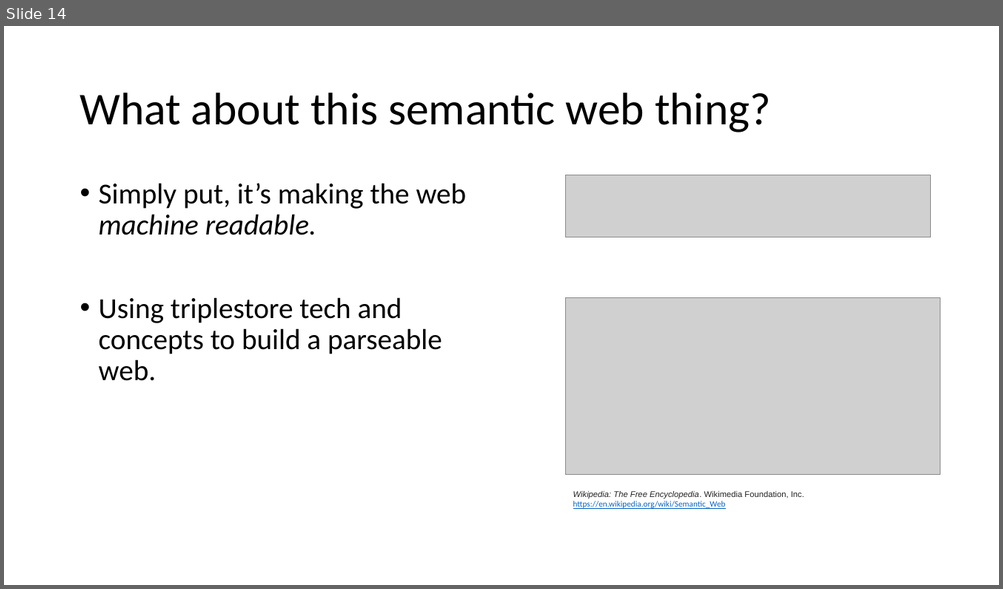
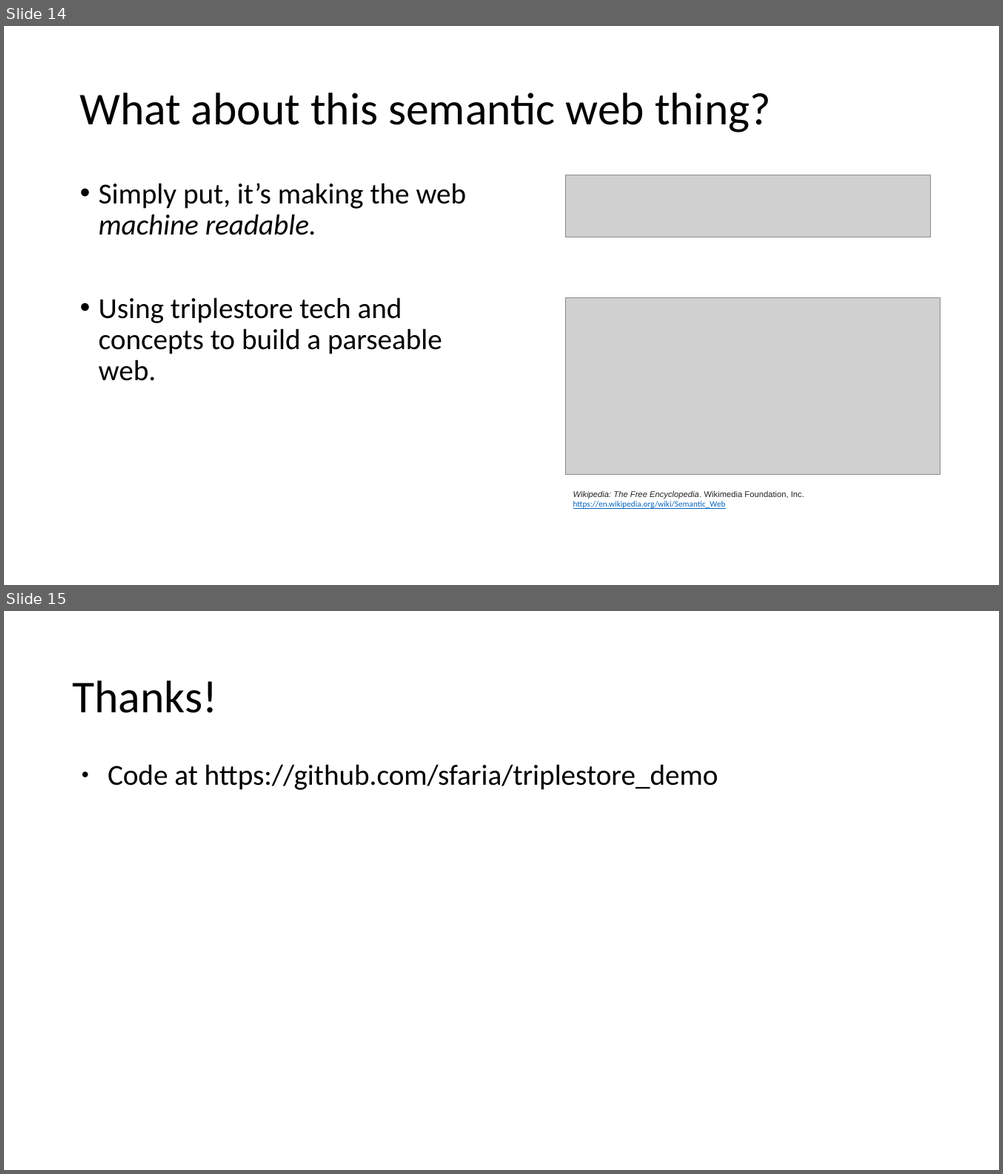
Before and after one commit to sfaria/triplestore_demo, a slide deck: triplestores.odp. Shown one above the other, each under a label of ours: slide 14 before the commit, slides 14 and 15 after it. The pictures are 1003x589 and 1003x1174 pixels, drawn with LibreOffice and Linux fonts; fonts in the diff are those of the drawing; grey boxes stand for pictures. Boxes give left, top, right and bottom in pixels: in the first picture for what was removed or moved away, otherwise in the second. Text is boxed around its words. In the diff, an @@ line names an element or a change of style, - is before the commit and + after.

```diff
--- a/triplestores.odp
+++ b/triplestores.odp
@@ slide 15 added at [4,611,999,1170], background #FFFFFF @@
@@ title added at [72,681,217,713], 44 pt, text #000000 @@
+Thanks!
@@ text added at [108,764,718,790], 28 pt, text #000000 @@
+● Code at https://github.com/sfaria/triplestore_demo
```
Also in this commit, not shown: 6 slides changed, 1 slide removed, 1 other file.
